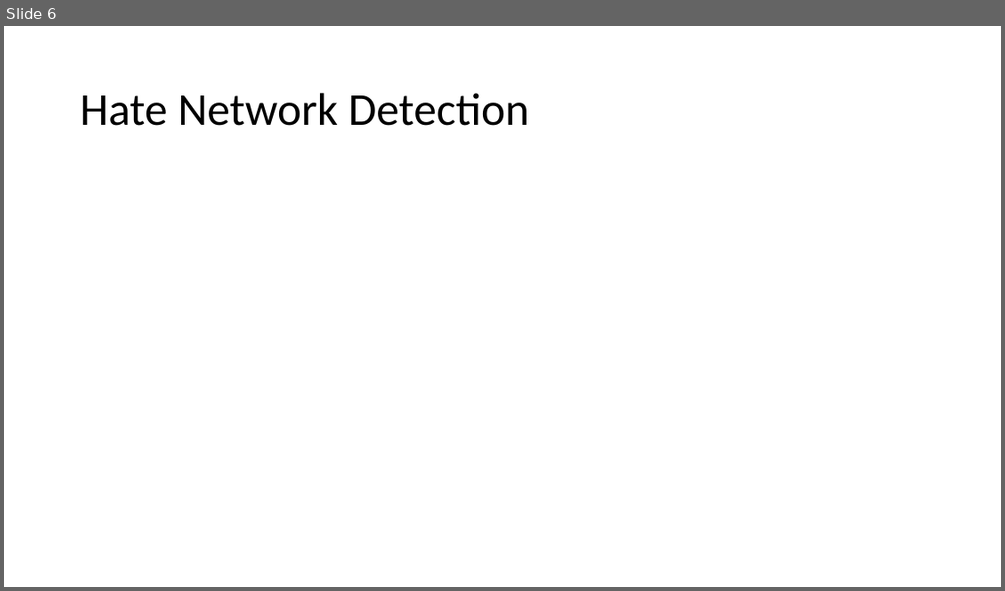
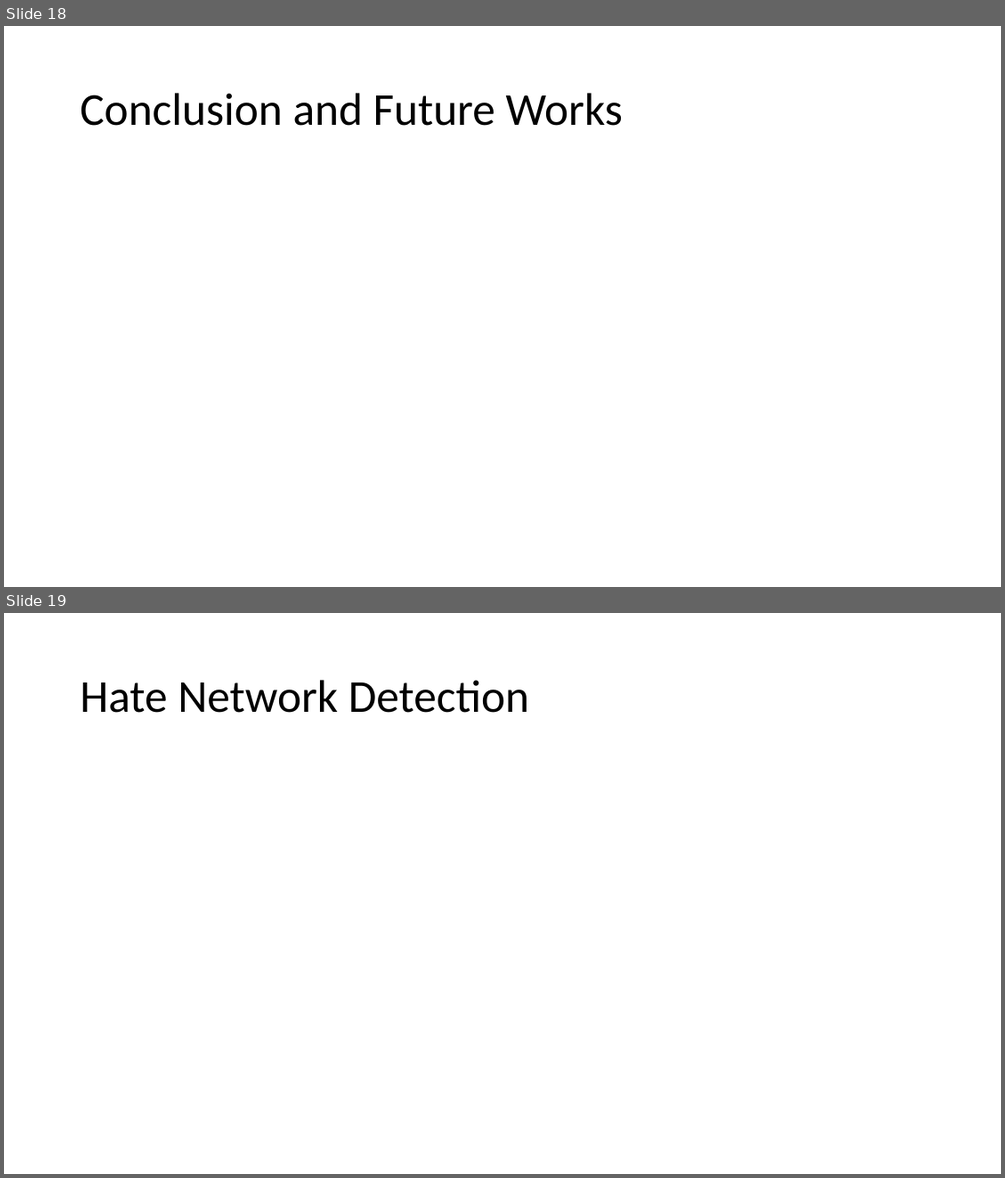
Before and after one commit to JeetendraJoshi/final_year_project, a slide deck: FYP Presentation.pptx. Shown one above the other, each under a label of ours: slide 6 before the commit, slides 18 and 19 after it. The pictures are 1005x591 and 1005x1178 pixels, drawn with LibreOffice and Linux fonts; fonts in the diff are those of the drawing. Boxes give left, top, right and bottom in pixels: in the first picture for what was removed or moved away, otherwise in the second. Text is boxed around its words. In the diff, an @@ line names an element or a change of style, - is before the commit and + after.

```diff
--- a/FYP Presentation.pptx
+++ b/FYP Presentation.pptx
@@ slide 18 added at (4, 26, 1001, 587), background #FFFFFF @@
@@ title added at (80, 93, 623, 126), 44 pt, text #000000 @@
+Conclusion and Future Works
@@ what was slide 6 is now slide 19 @@
```
Also in this commit, not shown: 3 slides changed, 12 other slides added, 3 slides removed, 1 other file.
